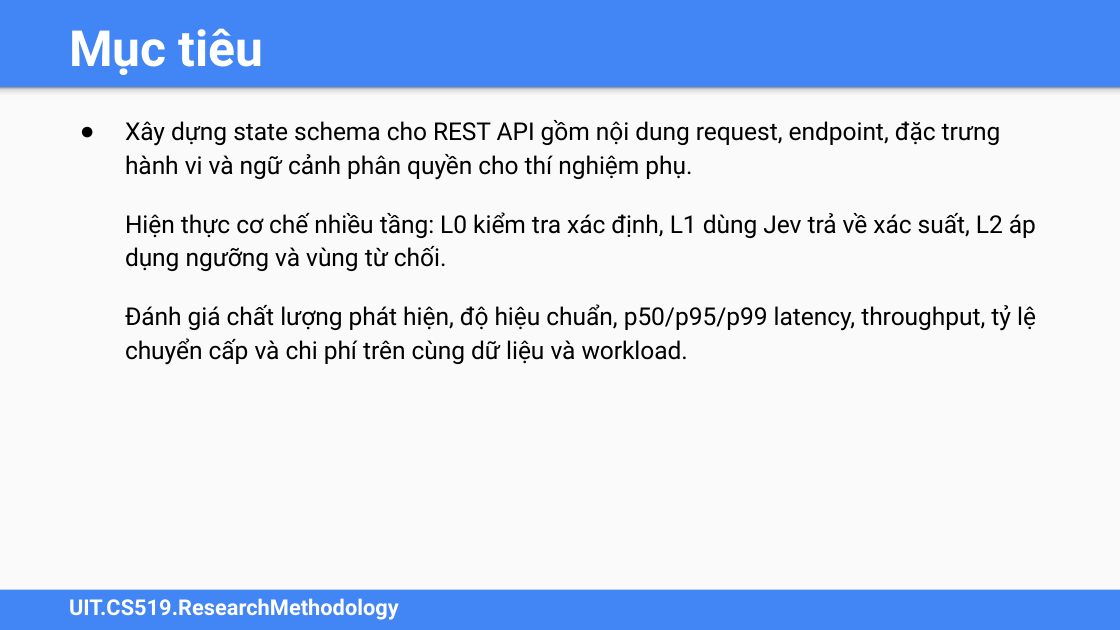
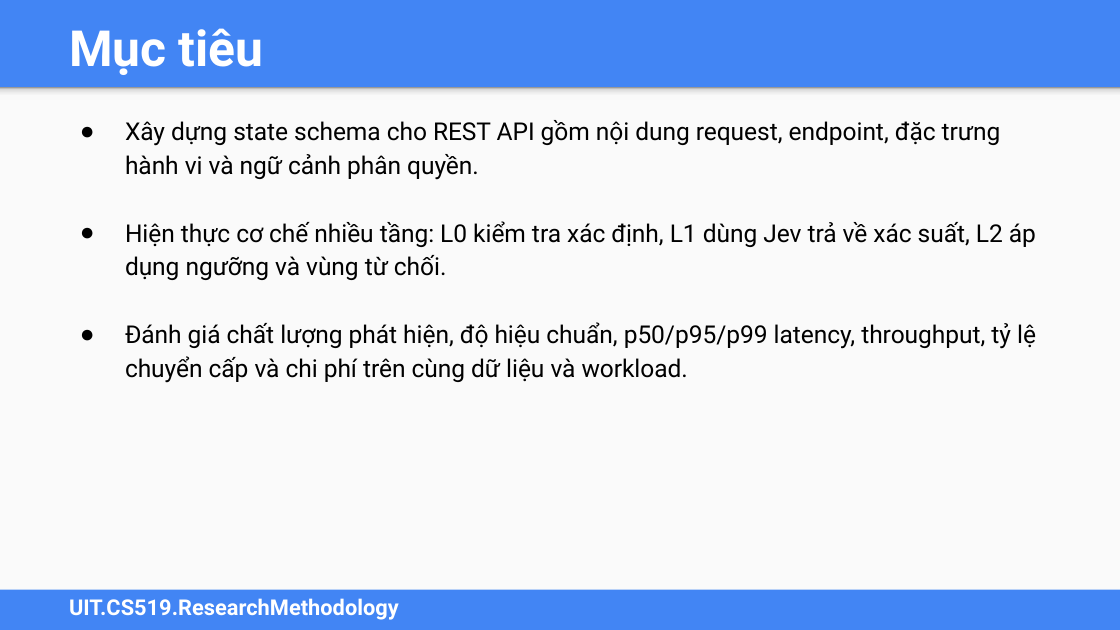
Before and after one commit to Dcode-D/CS2205-de-cuong, a slide deck: slide 6 of CS2205_API_Injection_DeCuong_Slides.pptx. Drawn at 1120x630 pixels with LibreOffice and Linux fonts; fonts in the diff are those of the drawing. Boxes give left, top, right and bottom in pixels: in the first picture for what was removed or moved away, otherwise in the second. Text is boxed around its words. In the diff, an @@ line names an element or a change of style, - is before the commit and + after.

Commit message:
update slides

```diff
--- a/CS2205_API_Injection_DeCuong_Slides.pptx
+++ b/CS2205_API_Injection_DeCuong_Slides.pptx
@@ text at <box>125,120,1001,180</box>: text changed @@
-● Xây dựng state schema cho REST API gồm nội dung request, endpoint, đặc trưng hành vi và ngữ cảnh phân quyền cho thí nghiệm phụ.
+● Xây dựng state schema cho REST API gồm nội dung request, endpoint, đặc trưng hành vi và ngữ cảnh phân quyền.
@@ text at <box>125,221,1036,383</box>: bullet none to ●; less space between paragraphs @@
```
Also in this commit, not shown: 5 other slides changed, 1 other file.
